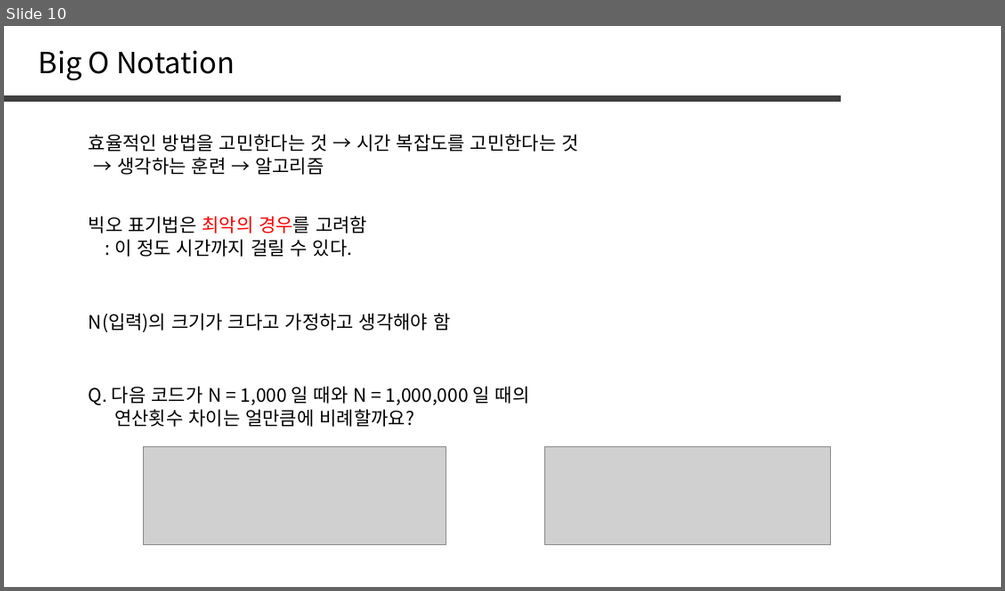
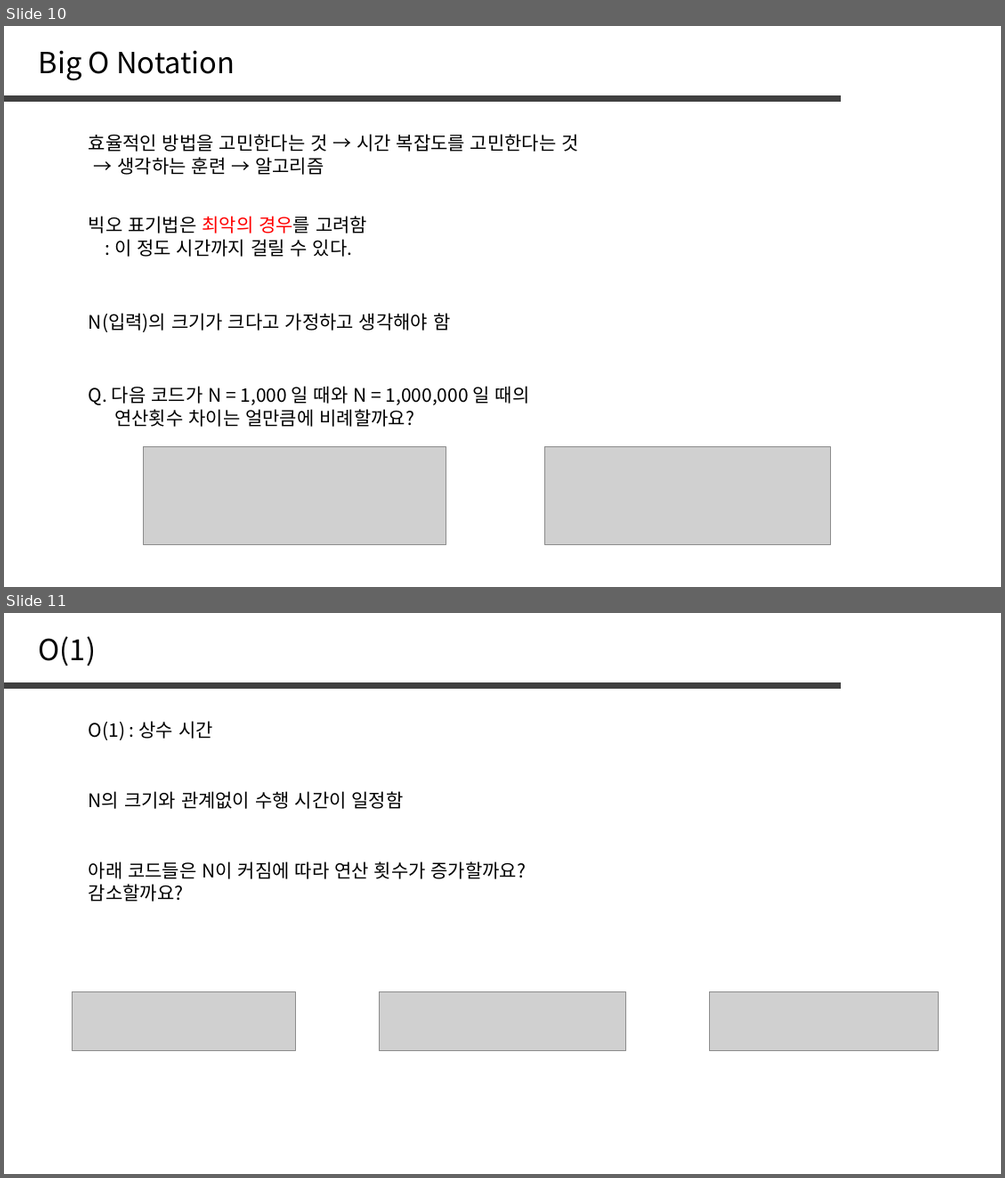
Before and after one commit to jaehoo1/PS-study, a slide deck: study/1_OT.pptx. Shown one above the other, each under a label of ours: slide 10 before the commit, slides 10 and 11 after it. The pictures are 1005x591 and 1005x1178 pixels, drawn with LibreOffice and Linux fonts; fonts in the diff are those of the drawing; grey boxes stand for pictures. Boxes give left, top, right and bottom in pixels: in the first picture for what was removed or moved away, otherwise in the second. Text is boxed around its words. In the diff, an @@ line names an element or a change of style, - is before the commit and + after.

```diff
--- a/study/1_OT.pptx
+++ b/study/1_OT.pptx
@@ slide 11 added at (4,613,1001,1174), background #FFFFFF @@
@@ text added at (39,636,96,666), 28 pt, text #000000 @@
+O(1)
@@ line added from (4, 686) to (841, 686), #404040 6 pt @@
@@ text added at (89,721,213,740), 18 pt, text #000000 @@
+O(1) : 상수 시간
@@ text added at (89,791,404,809), 18 pt, text #000000 @@
+N의 크기와 관계없이 수행 시간이 일정함
@@ text added at (89,861,526,901), 18 pt, text #000000 @@
+아래 코드들은 N이 커짐에 따라 연산 횟수가 증가할까요? 감소할까요?
@@ picture added at (72,992,296,1051) @@
@@ picture added at (379,992,626,1051) @@
@@ picture added at (709,992,938,1051) @@
```
Also in this commit, not shown: 6 other slides added.
